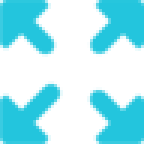
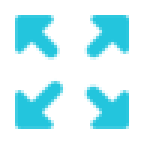
Before/after of a 144 × 144 layered artwork. What changed in the layer stack:
painted on "fullscreen" over [0, 0, 144, 144]
